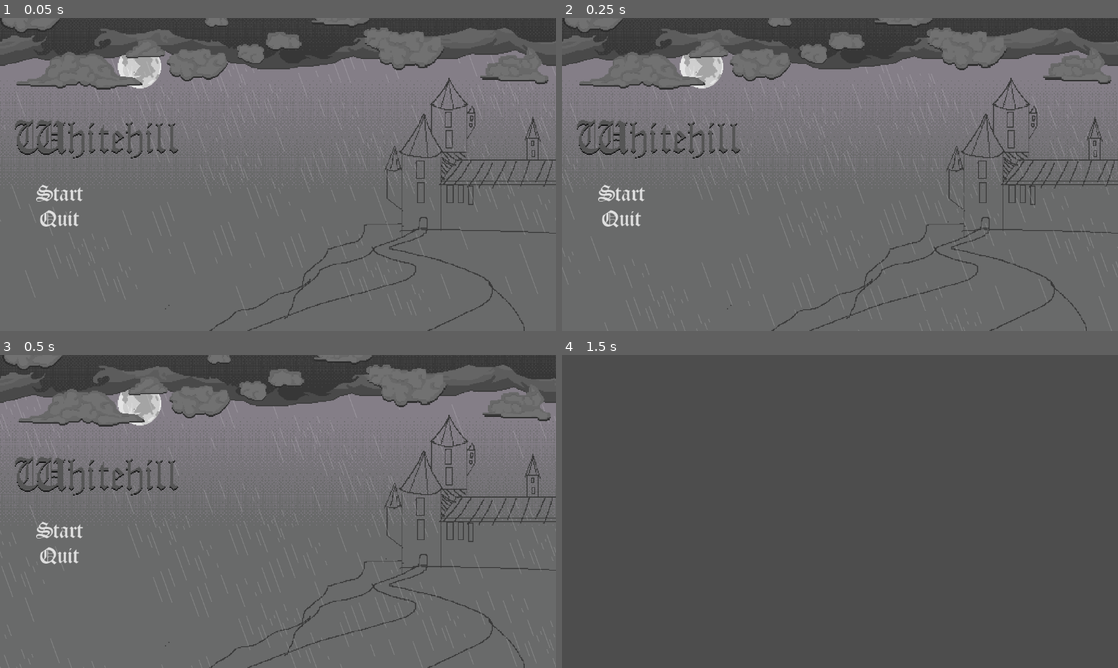
Above: before the commit, frames 1-4 (two rows, left to right).
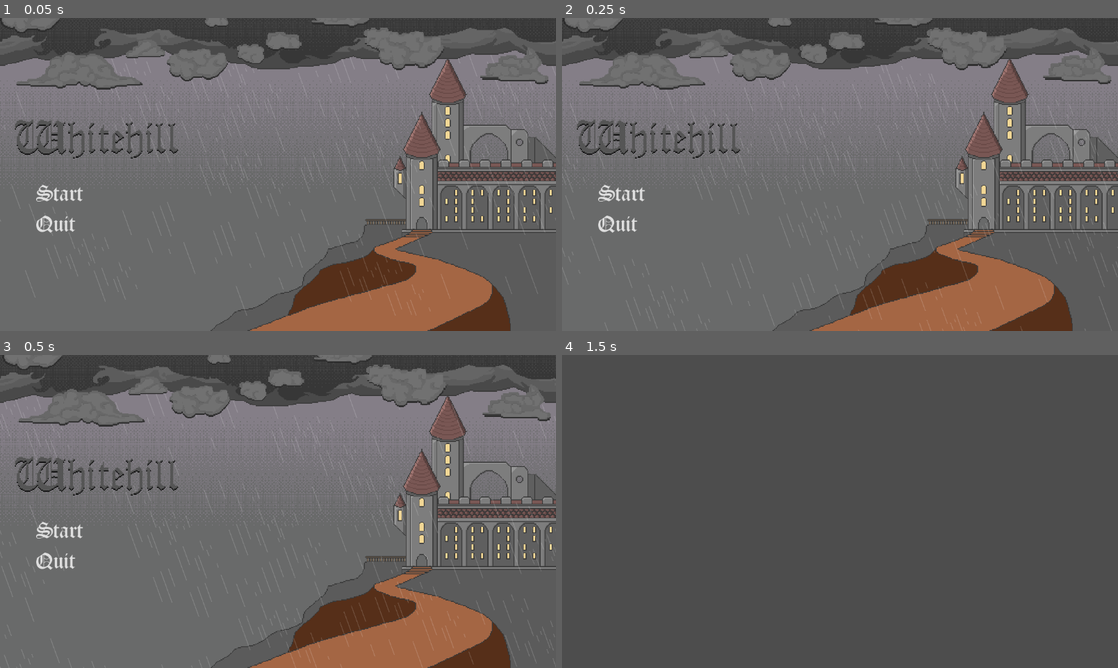
Above: after the commit, the same moments.

Repository: lestercantor/gwj-74---haunted
Game: Godot game, scene res://Art Assets/Art Scenes/MainMenuBackground.tscn
The game is run twice, just before and just after one commit, with the same random seed, the same clock (stepped at 60 frames per second) and the same inputs.
Inputs:
- Up to frame 1 (0.05 s): no input
- Up to frame 2 (0.25 s): no input
- Up to frame 3 (0.5 s): no input
- Up to frame 4 (1.5 s): click "Start" at 0.5 s; tap Enter at 1.25 s; hold D (move_right) from 1.28 s (still down)

The runs differ from the first frame. In frame 1, 13% of the frame differs, in the area x 6-100%, y 11-100%; in frame 2, 13%; in frame 3, 13%; in frame 4, nothing differs.

Commit message:
castle image progress

Diff:
--- a/Art Assets/Art Scenes/MainMenuBackground.tscn
+++ b/Art Assets/Art Scenes/MainMenuBackground.tscn
@@ -13,7 +13,6 @@
 [node name="Node2D" type="Node2D"]
 
 [node name="CanvasLayer" type="CanvasLayer" parent="."]
-layer = 10
 
 [node name="Menu" parent="CanvasLayer" instance=ExtResource("1_0liqq")]
 anchor_left = 0.046
--- a/Art Assets/Art Scenes/Mainmenu.tscn
+++ b/Art Assets/Art Scenes/Mainmenu.tscn
@@ -13,30 +13,29 @@
 grow_vertical = 2
 script = ExtResource("1_0o6a6")
 
-[node name="MarginContainer" type="MarginContainer" parent="."]
-clip_contents = true
-layout_mode = 0
+[node name="VBoxContainer" type="VBoxContainer" parent="."]
+layout_mode = 2
 offset_right = 106.0
 offset_bottom = 100.0
+size_flags_horizontal = 0
+theme_override_constants/separation = 15
 
-[node name="VBoxContainer" type="VBoxContainer" parent="MarginContainer"]
-layout_mode = 2
-size_flags_horizontal = 0
-
-[node name="StartGameButton" type="Button" parent="MarginContainer/VBoxContainer"]
+[node name="StartGameButton" type="Button" parent="VBoxContainer"]
 layout_mode = 2
 theme_override_fonts/font = ExtResource("1_3l4ce")
 theme_override_font_sizes/font_size = 50
 text = "Start"
 flat = true
+alignment = 0
 
-[node name="QuitButton" type="Button" parent="MarginContainer/VBoxContainer"]
+[node name="QuitButton" type="Button" parent="VBoxContainer"]
 layout_mode = 2
 theme_override_fonts/font = ExtResource("1_3l4ce")
 theme_override_font_sizes/font_size = 50
 text = "Quit
 "
 flat = true
+alignment = 0
 
-[connection signal="pressed" from="MarginContainer/VBoxContainer/StartGameButton" to="." method="_on_start_game_button_pressed"]
-[connection signal="pressed" from="MarginContainer/VBoxContainer/QuitButton" to="." method="_on_quit_button_pressed"]
+[connection signal="pressed" from="VBoxContainer/StartGameButton" to="." method="_on_start_game_button_pressed"]
+[connection signal="pressed" from="VBoxContainer/QuitButton" to="." method="_on_quit_button_pressed"]
Binary file added: Art Assets/Art Scenes/Castle.png
Not shown, added: Art Assets/Art Scenes/Castle.png.import
Binary file changed: Art Assets/Backgrounds/Castle.png
